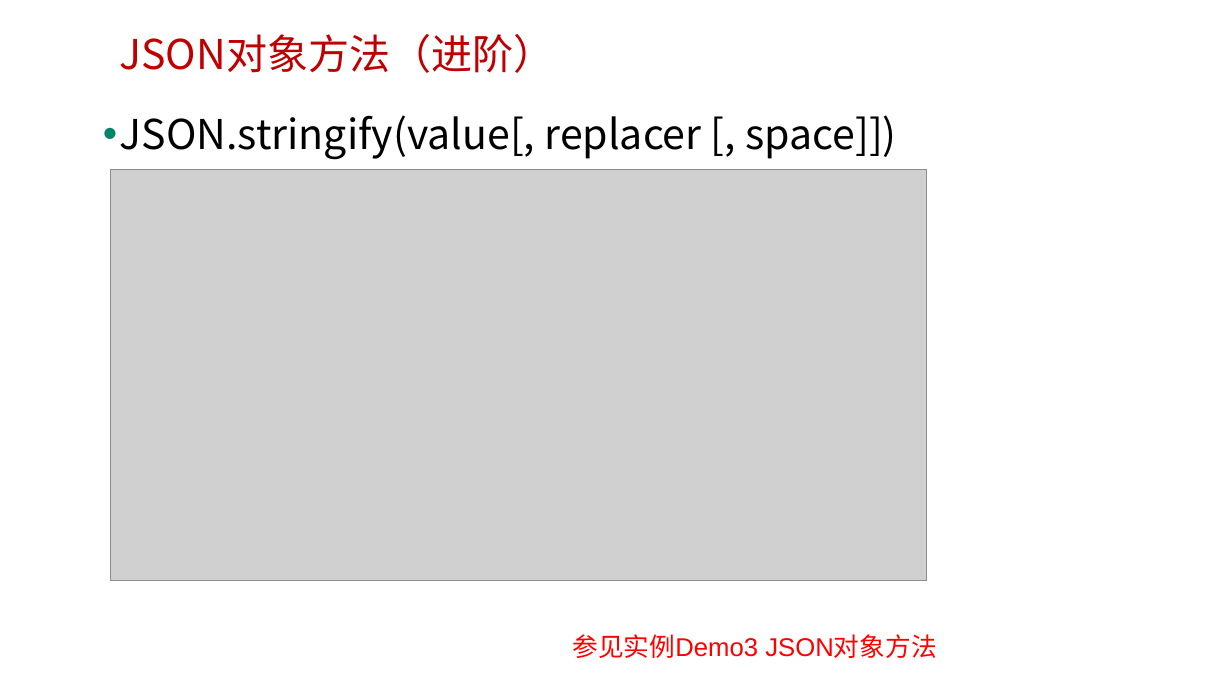
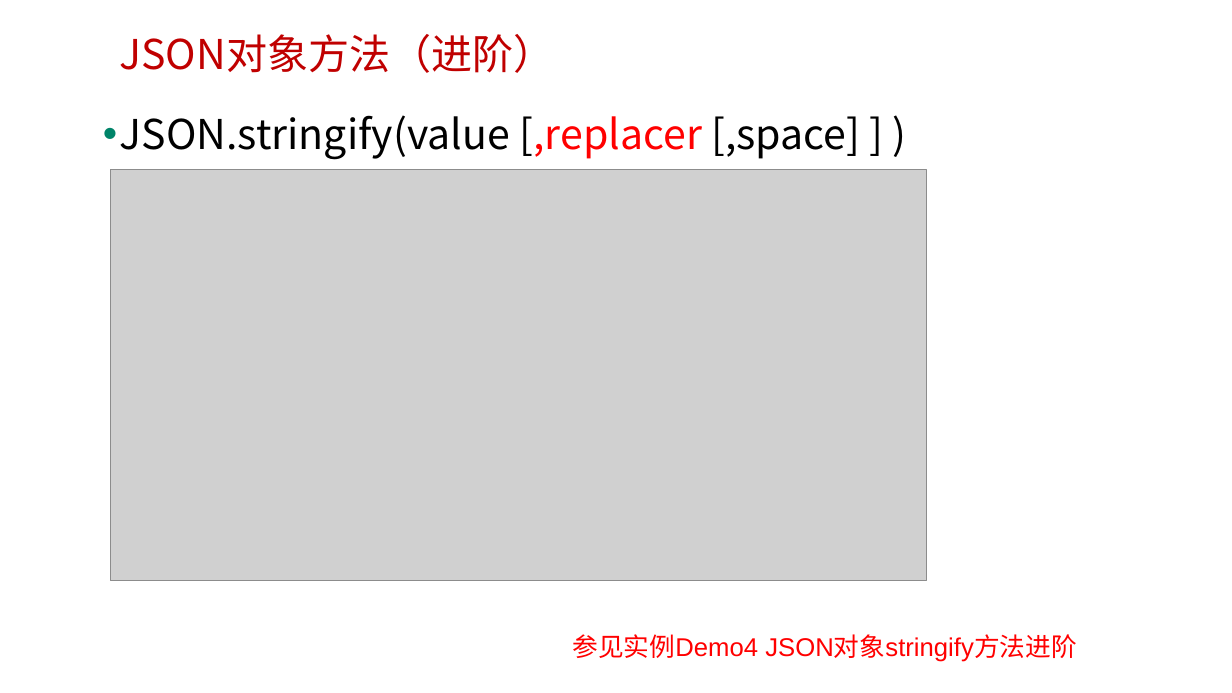
Before and after one commit to edu2act/course-javascript-advanced, a slide deck: slide 7 of 课程PPT/23.JS标准内置对象-非构造器（JSON）.pptx (slide 6 before the commit). Drawn at 1232x693 pixels with LibreOffice and Linux fonts; fonts in the diff are those of the drawing; grey boxes stand for pictures; background and template pictures are left out. Boxes give left, top, right and bottom in pixels: in the first picture for what was removed or moved away, otherwise in the second. Text is boxed around its words. In the diff, an @@ line names an element or a change of style, - is before the commit and + after.

```diff
--- a/课程PPT/23.JS标准内置对象-非构造器（JSON）.pptx
+++ b/课程PPT/23.JS标准内置对象-非构造器（JSON）.pptx
@@ text at <box>120,115,860,160</box>: spaces changed @@
-• JSON.stringify(value[, replacer [, space]])
+• JSON.stringify(value [,replacer [,space] ] )
@@ text at <box>572,634,1077,662</box>: text changed @@
-参见实例Demo3 JSON对象方法
+参见实例Demo4 JSON对象stringify方法进阶
```
Also in this commit, not shown: 3 other slides changed, 1 slide added, 3 other files.
